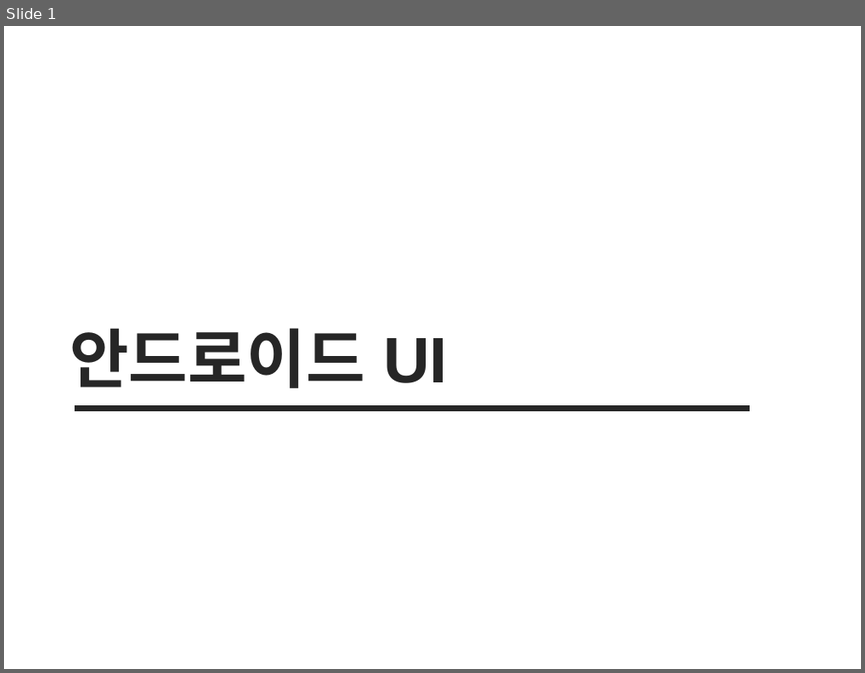
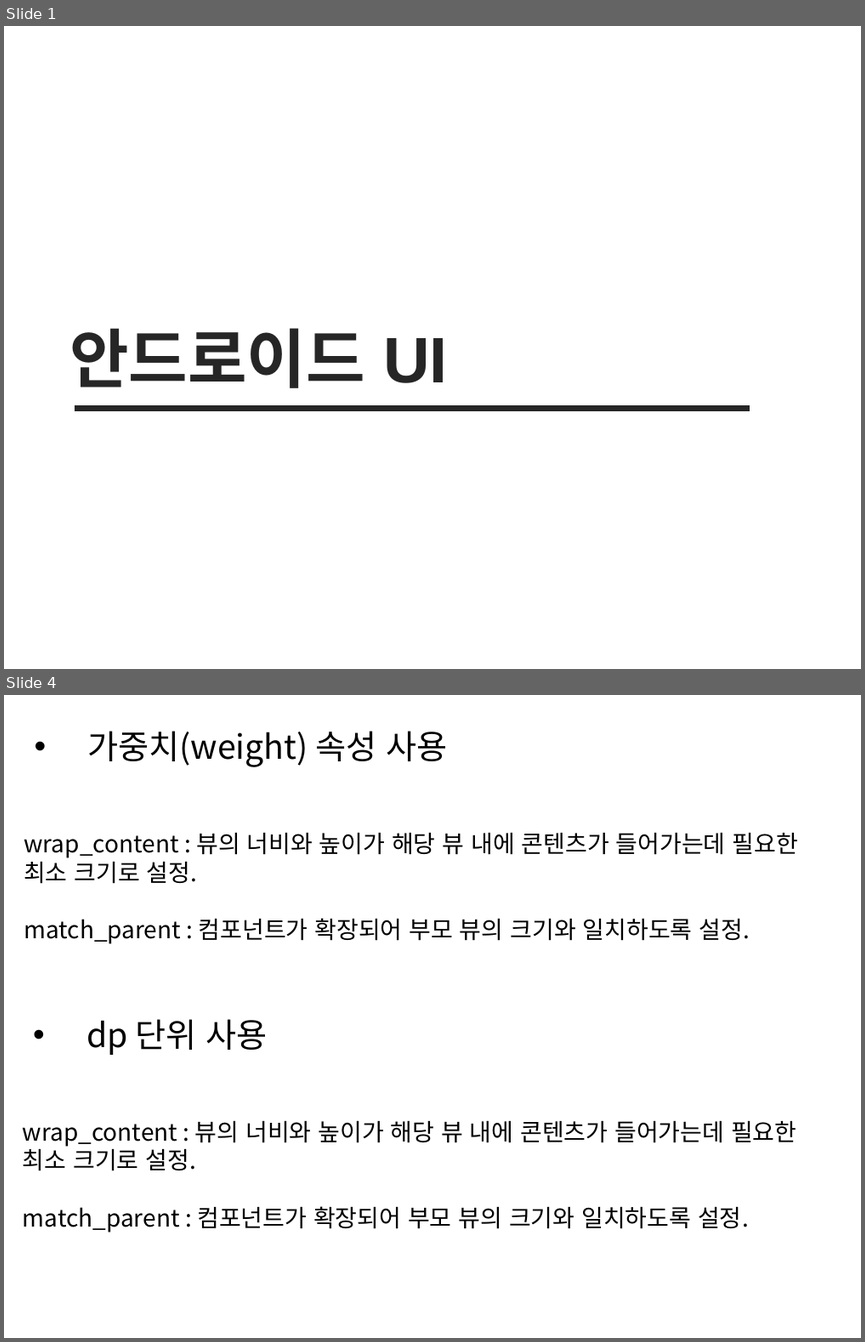
Before and after one commit to sc545/Beacon, a slide deck: 안드로이드 UI.pptx. Shown one above the other, each under a label of ours: slide 1 before the commit, slides 1 and 4 after it; the slides between them are not shown. The pictures are 865x673 and 865x1342 pixels, drawn with LibreOffice and Linux fonts; fonts in the diff are those of the drawing. Boxes give left, top, right and bottom in pixels: in the first picture for what was removed or moved away, otherwise in the second. Text is boxed around its words. In the diff, an @@ line names an element or a change of style, - is before the commit and + after.

```diff
--- a/안드로이드 UI.pptx
+++ b/안드로이드 UI.pptx
@@ slide 4 added at (4, 695, 861, 1338), background #FFFFFF @@
@@ text added at (88, 731, 447, 767), 28 pt, text #000000 @@
+• 가중치(weight) 속성 사용
@@ text added at (24, 832, 798, 944), 20 pt, text #000000 @@
+wrap_content : 뷰의 너비와 높이가 해당 뷰 내에 콘텐츠가 들어가는데 필요한 최소 크기로 설정.
+match_parent : 컴포넌트가 확장되어 부모 뷰의 크기와 일치하도록 설정.
@@ text added at (86, 1019, 267, 1055), 28 pt, text #000000 @@
+• dp 단위 사용
@@ text added at (23, 1120, 796, 1232), 20 pt, text #000000 @@
+wrap_content : 뷰의 너비와 높이가 해당 뷰 내에 콘텐츠가 들어가는데 필요한 최소 크기로 설정.
+match_parent : 컴포넌트가 확장되어 부모 뷰의 크기와 일치하도록 설정.
```
Also in this commit, not shown: 18 other slides added, 15 slides removed, 1 other file.
